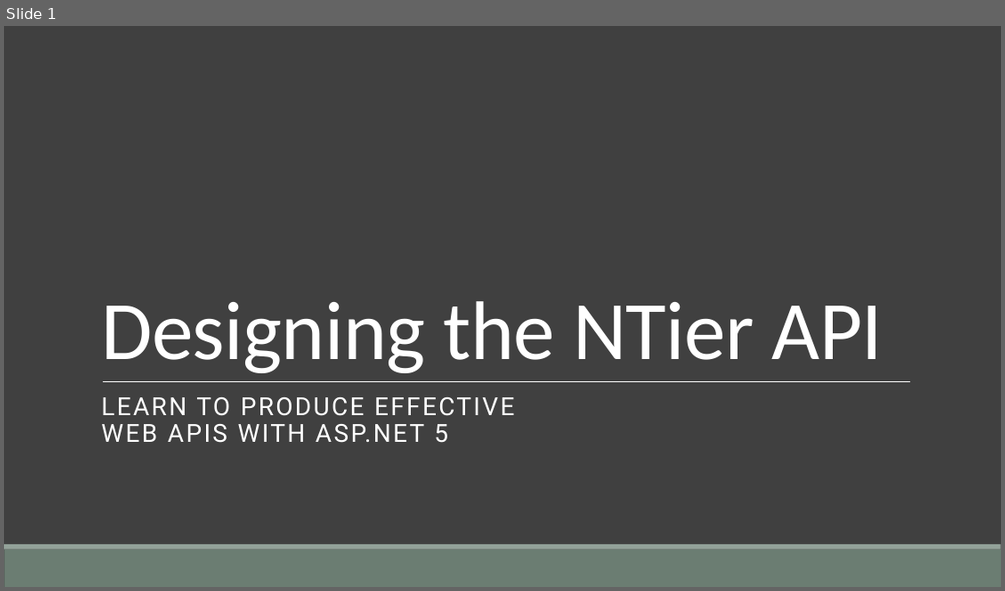
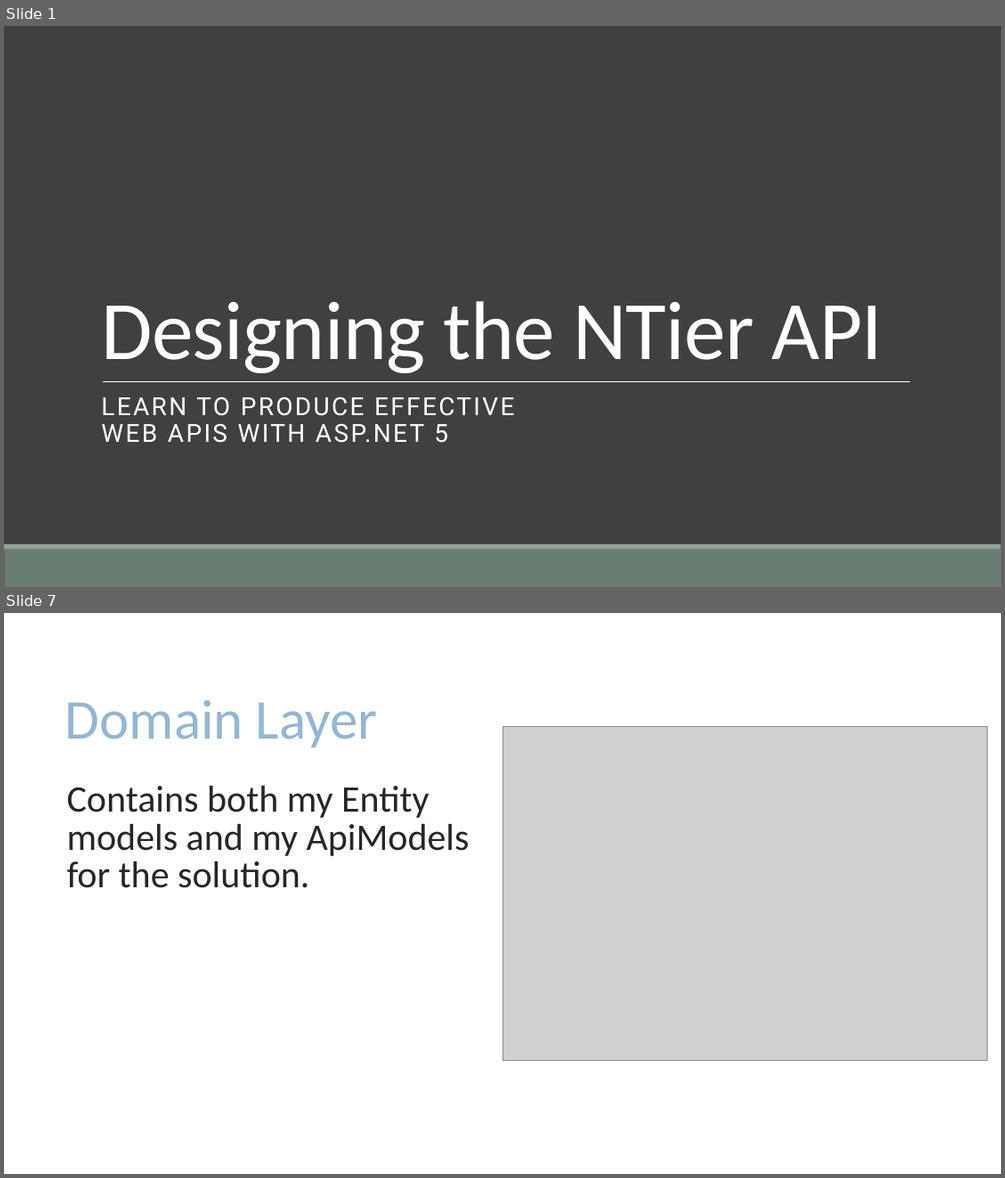
Before and after one commit to cwoodruff/aspnet-5-web-api-workshop, a slide deck: module-1/01-04 Designing the NTier Web API/01-04 Designing the NTier Web API.pptx. Shown one above the other, each under a label of ours: slide 1 before the commit, slides 1 and 7 after it; the slides between them are not shown. The pictures are 1005x591 and 1005x1178 pixels, drawn with LibreOffice and Linux fonts; fonts in the diff are those of the drawing; grey boxes stand for pictures; background and template pictures are left out. Boxes give left, top, right and bottom in pixels: in the first picture for what was removed or moved away, otherwise in the second. Text is boxed around its words. In the diff, an @@ line names an element or a change of style, - is before the commit and + after.

```diff
--- a/module-1/01-04 Designing the NTier Web API/01-04 Designing the NTier Web API.pptx
+++ b/module-1/01-04 Designing the NTier Web API/01-04 Designing the NTier Web API.pptx
@@ slide 7 added at box(4, 613, 1001, 1174), background #FFFFFF @@
@@ title added at box(65, 700, 377, 747), 54 pt, text #94B6D2 @@
+Domain Layer
@@ picture added at box(502, 727, 987, 1060) @@
@@ text added at box(67, 786, 469, 888), 36 pt, text #262626 @@
+Contains both my Entity models and my ApiModels for the solution.
```
Also in this commit, not shown: 13 other slides added, 1 slide removed, 10 other files.
